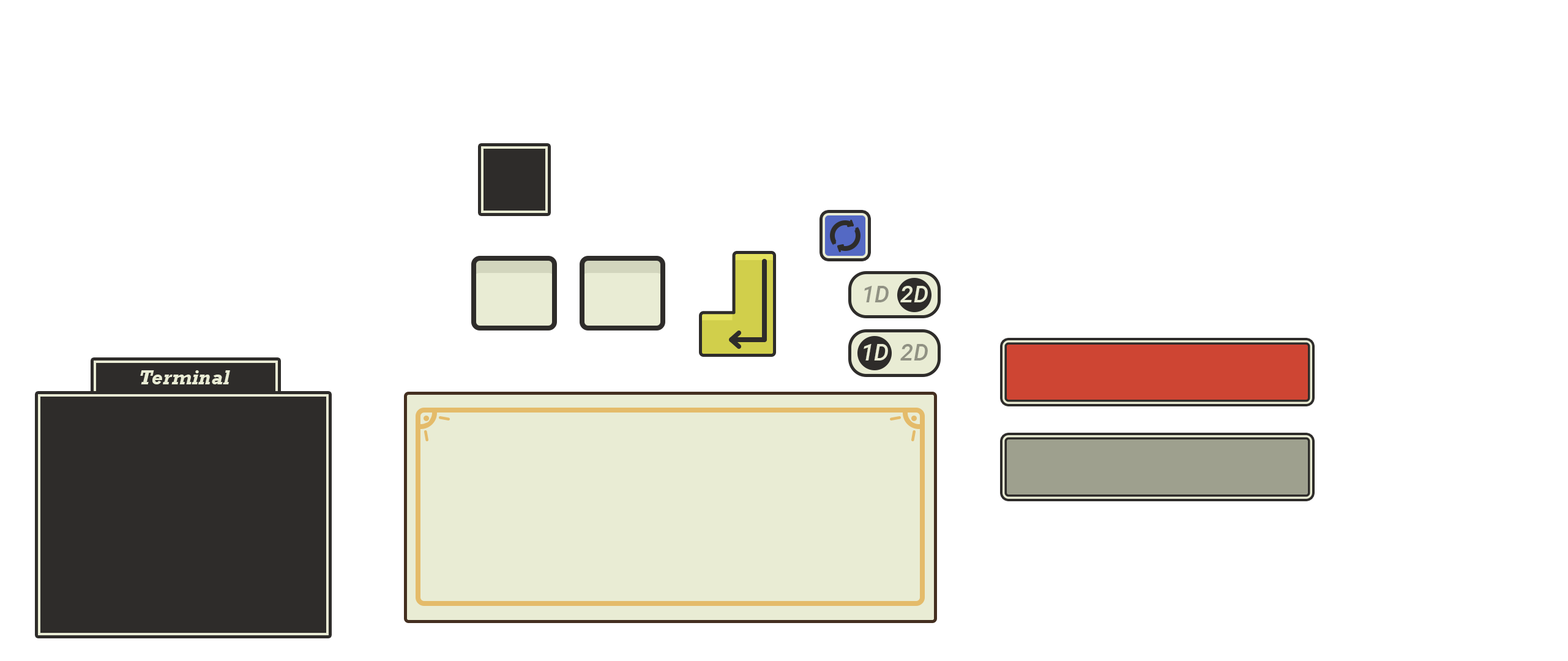
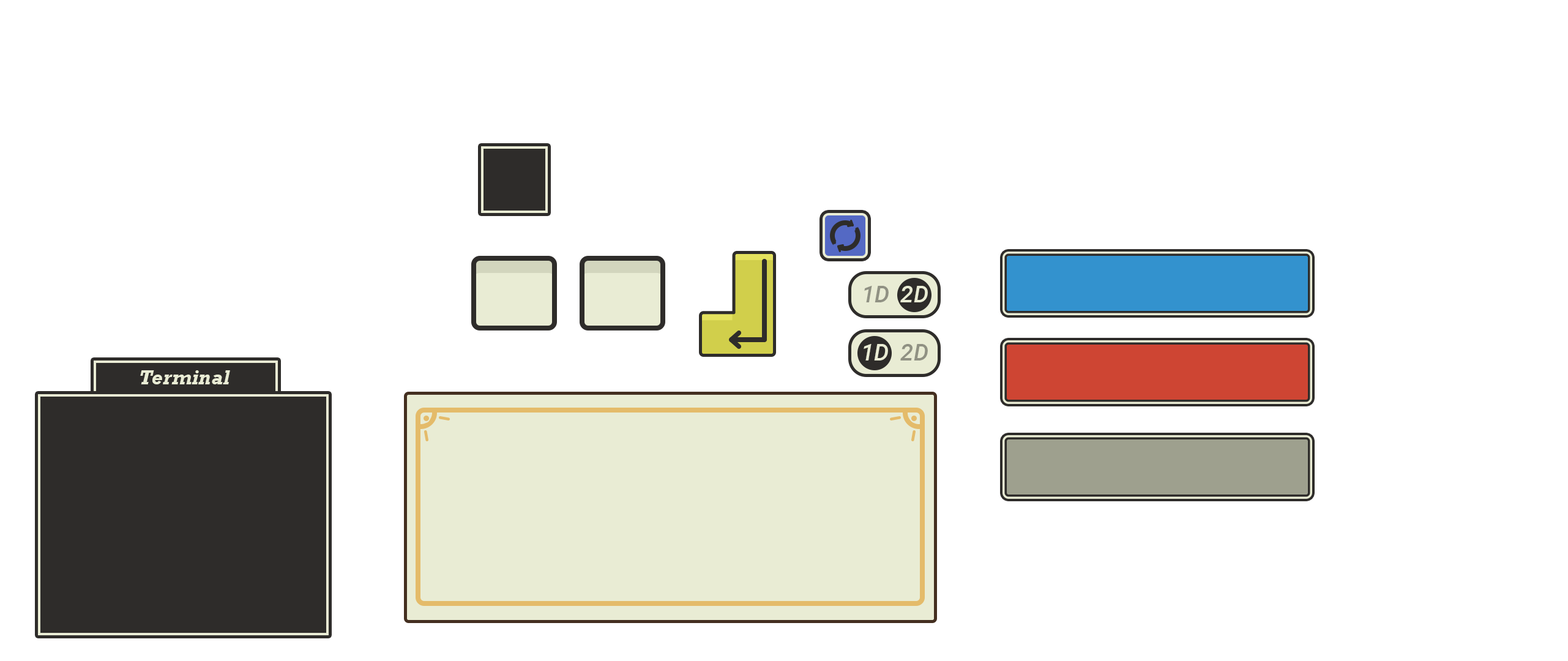
Comparing the layer stacks of the two 1568 x 661 images. Changes:
added layer "Rectangle 2 copy 4" in group "Group 10 copy" over (1002, 251, 1313, 316)
